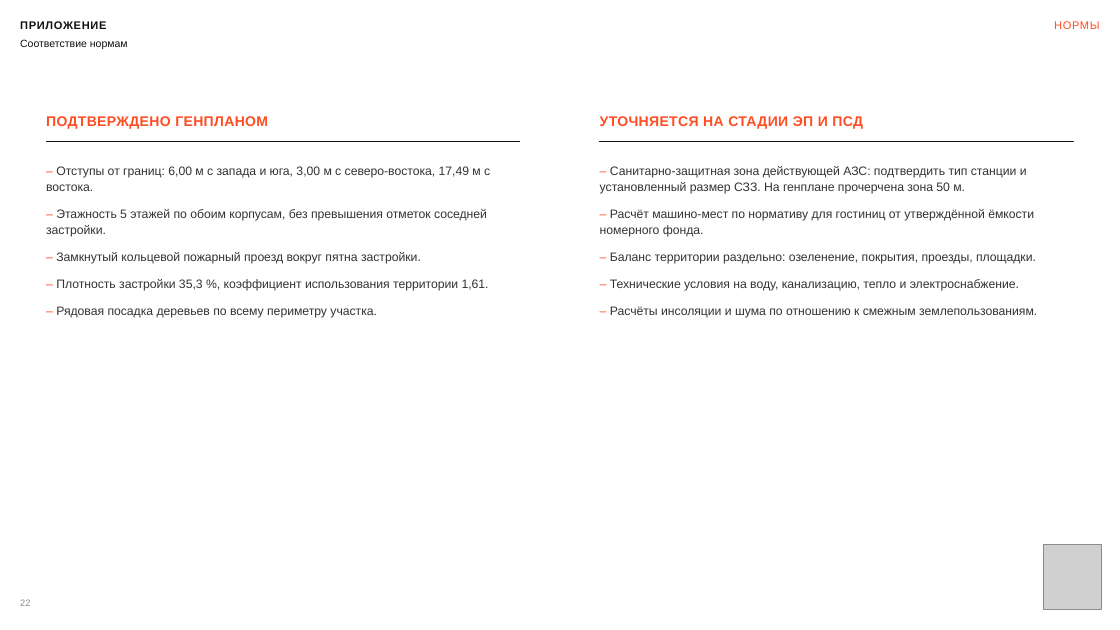
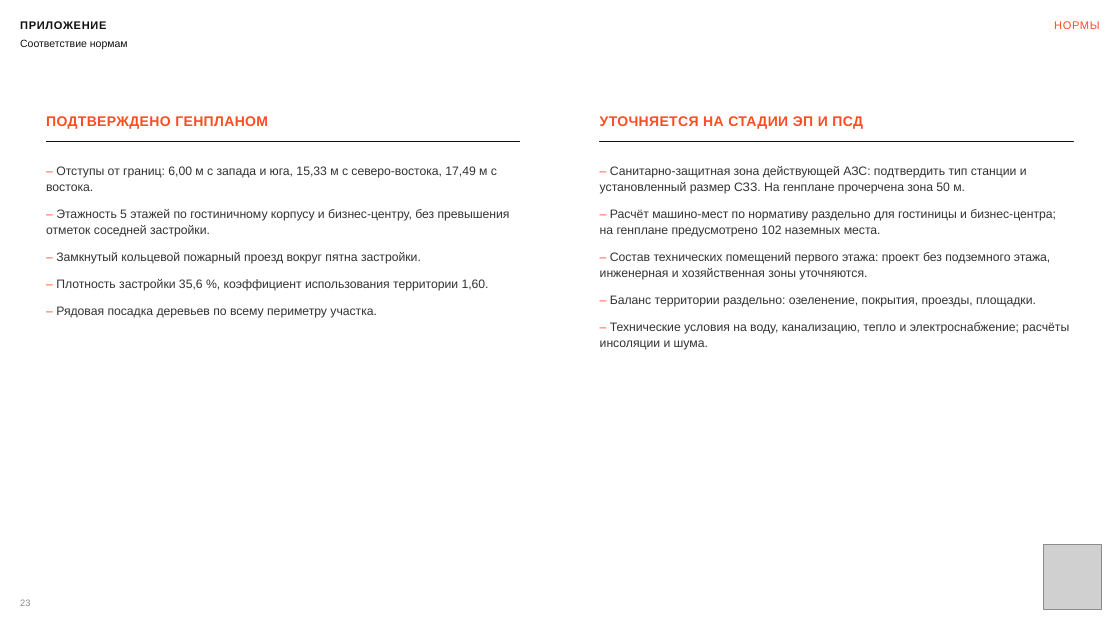
Before and after one commit to kzmeir/most, a slide deck: slide 23 of presentations/aurora-hotel/MOST_Bukhtarminskaya_akimat.pptx (slide 22 before the commit). Drawn at 1120x630 pixels with LibreOffice and Linux fonts; fonts in the diff are those of the drawing; grey boxes stand for pictures. Boxes give left, top, right and bottom in pixels: in the first picture for what was removed or moved away, otherwise in the second. Text is boxed around its words. In the diff, an @@ line names an element or a change of style, - is before the commit and + after.

```diff
--- a/presentations/aurora-hotel/MOST_Bukhtarminskaya_akimat.pptx
+++ b/presentations/aurora-hotel/MOST_Bukhtarminskaya_akimat.pptx
@@ text at bbox=[46, 166, 510, 237]: text changed @@
-– Отступы от границ: 6,00 м с запада и юга, 3,00 м с северо-востока, 17,49 м с востока.
-– Этажность 5 этажей по обоим корпусам, без превышения отметок соседней застройки.
+– Отступы от границ: 6,00 м с запада и юга, 15,33 м с северо-востока, 17,49 м с востока.
+– Этажность 5 этажей по гостиничному корпусу и бизнес-центру, без превышения отметок соседней застройки.
@@ text at bbox=[600, 209, 1056, 280]: text changed @@
-– Расчёт машино-мест по нормативу для гостиниц от утверждённой ёмкости номерного фонда.
+– Расчёт машино-мест по нормативу раздельно для гостиницы и бизнес-центра; на генплане предусмотрено 102 наземных места.
+– Состав технических помещений первого этажа: проект без подземного этажа, инженерная и хозяйственная зоны уточняются.
@@ text at bbox=[56, 279, 489, 291]: text changed @@
-– Плотность застройки 35,3 %, коэффициент использования территории 1,61.
+– Плотность застройки 35,6 %, коэффициент использования территории 1,60.
@@ text at bbox=[600, 322, 1069, 350]: text changed @@
-– Технические условия на воду, канализацию, тепло и электроснабжение.
-– Расчёты инсоляции и шума по отношению к смежным землепользованиям.
+– Технические условия на воду, канализацию, тепло и электроснабжение; расчёты инсоляции и шума.
```
Also in this commit, not shown: 17 other slides changed, 2 slides added, 1 slide removed, 7 other files.
